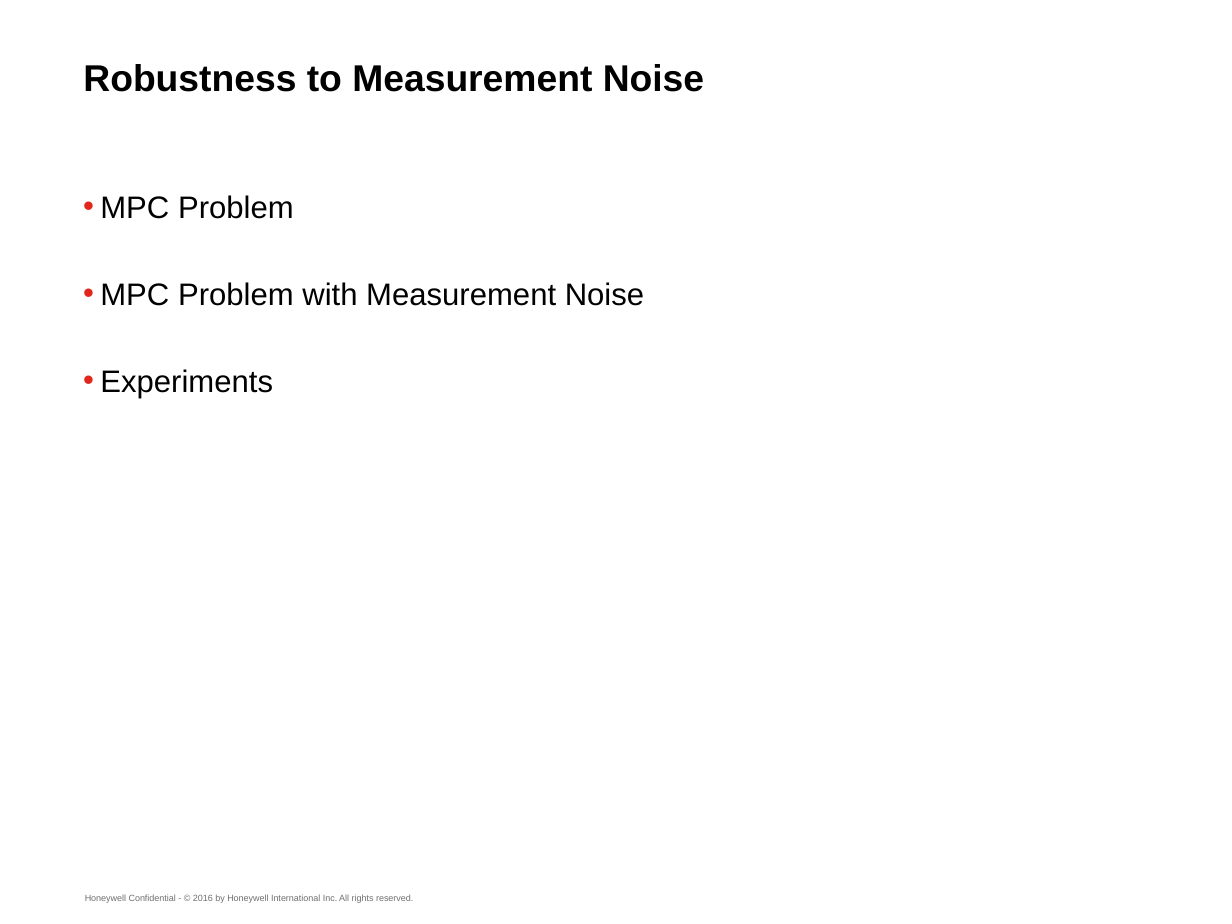
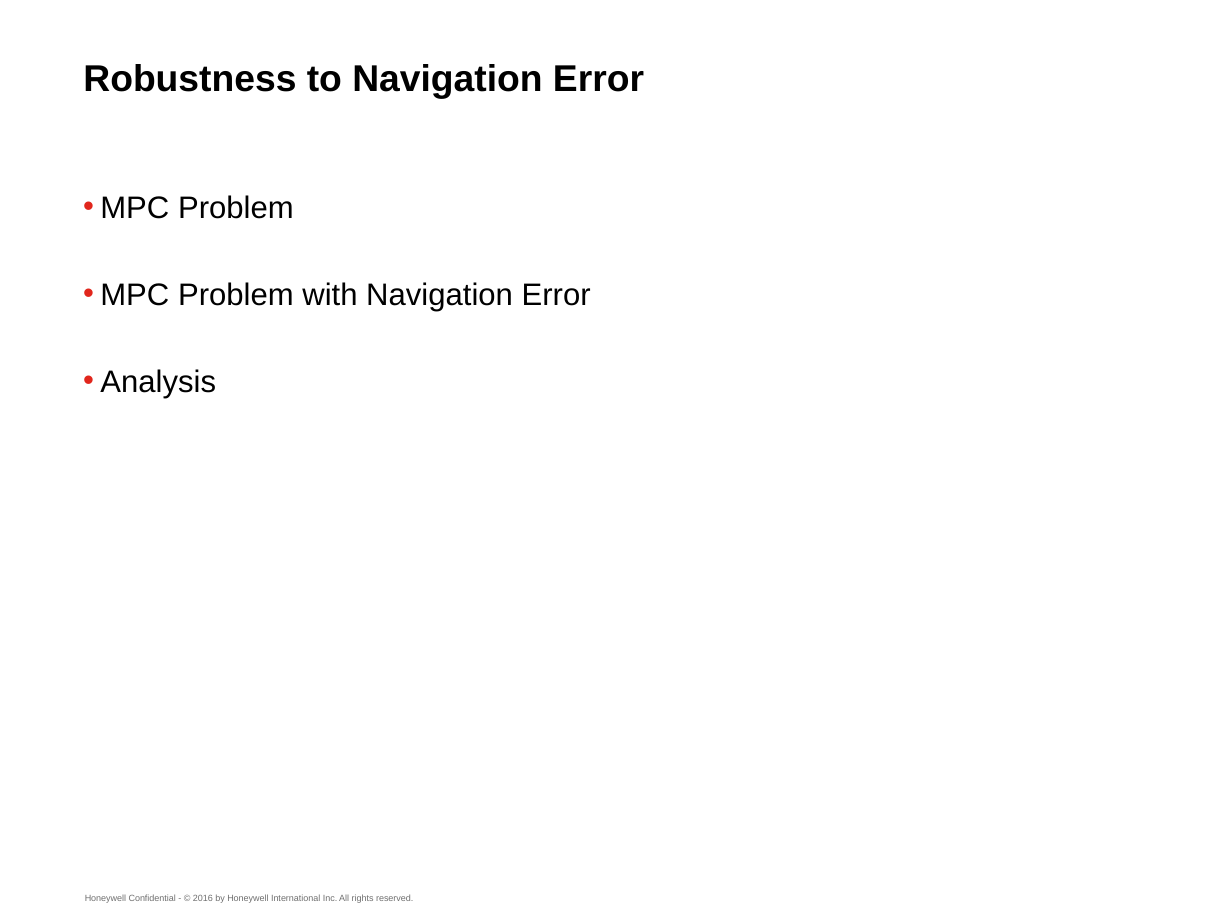
Before and after one commit to suvoganguli/TrajGen, a slide deck: slide 2 of doc/Notes_2018-08-27.pptx. Drawn at 1232x924 pixels with LibreOffice and Linux fonts; fonts in the diff are those of the drawing; background and template pictures are left out. Boxes give left, top, right and bottom in pixels: in the first picture for what was removed or moved away, otherwise in the second. Text is boxed around its words. In the diff, an @@ line names an element or a change of style, - is before the commit and + after.

```diff
--- a/doc/Notes_2018-08-27.pptx
+++ b/doc/Notes_2018-08-27.pptx
@@ title at (x1=83, y1=64, x2=644, y2=98): text changed @@
-Robustness to Measurement Noise
+Robustness to Navigation Error
@@ text at (x1=100, y1=282, x2=591, y2=398): text changed @@
-• MPC Problem with Measurement Noise
-• Experiments
+• MPC Problem with Navigation Error
+• Analysis
```
Also in this commit, not shown: 9 other slides changed, 1 slide added, 1 slide removed.
